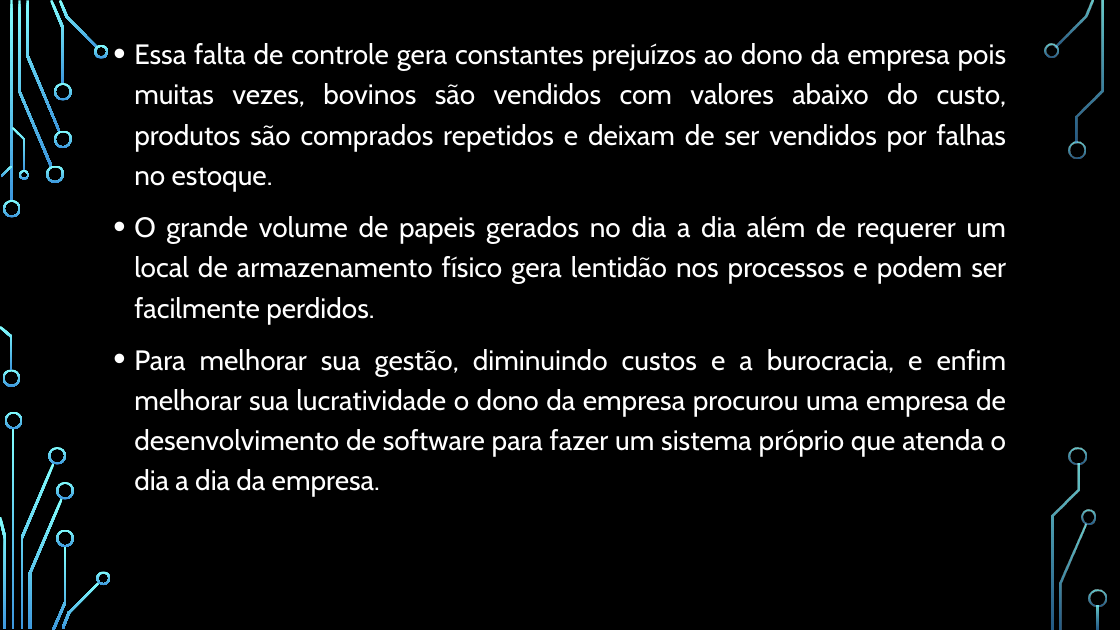
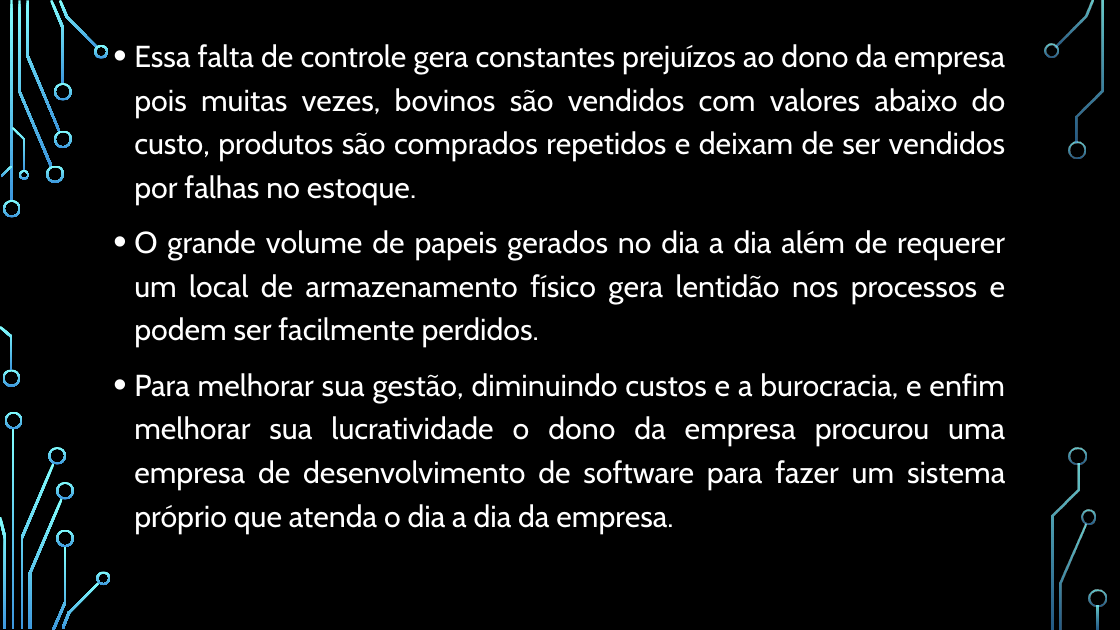
Before and after one commit to chav1985/GerenciamentoBovinos, a slide deck: slide 4 of GerenciamentoBovinos/Documentação/Apresentação/SISTEMA DE GERENCIAMENTO DE BOVINOS.pptx. Drawn at 1120x630 pixels with LibreOffice and Linux fonts; fonts in the diff are those of the drawing; background and template pictures are left out. Boxes give left, top, right and bottom in pixels: in the first picture for what was removed or moved away, otherwise in the second. Text is boxed around its words. In the diff, an @@ line names an element or a change of style, - is before the commit and + after.

```diff
--- a/GerenciamentoBovinos/Documentação/Apresentação/SISTEMA DE GERENCIAMENTO DE BOVINOS.pptx
+++ b/GerenciamentoBovinos/Documentação/Apresentação/SISTEMA DE GERENCIAMENTO DE BOVINOS.pptx
@@ text "Essa falta de controle gera ..." at box(134, 44, 1006, 534): size 24 to 26 pt @@
```
Also in this commit, not shown: 7 other slides changed.
